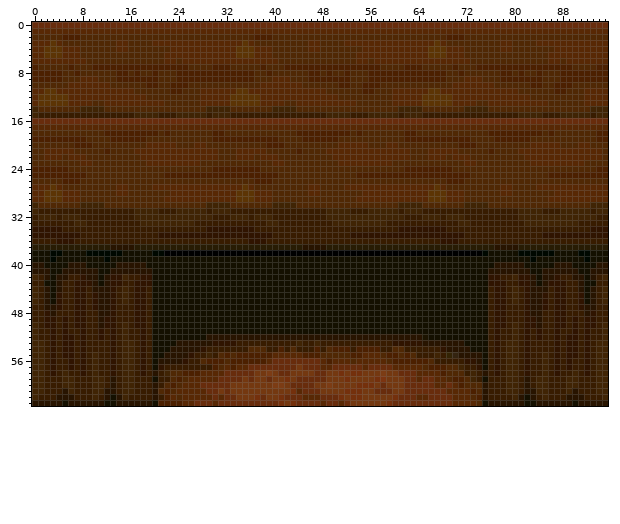
Two states of a sprite sheet, enginefx/textures-32/pack013/pedestal_wooden.png. Above: the version before the commit.
The file is 96x64 pixels. Colours within 5 levels of each other are drawn and written as one.
After the commit:
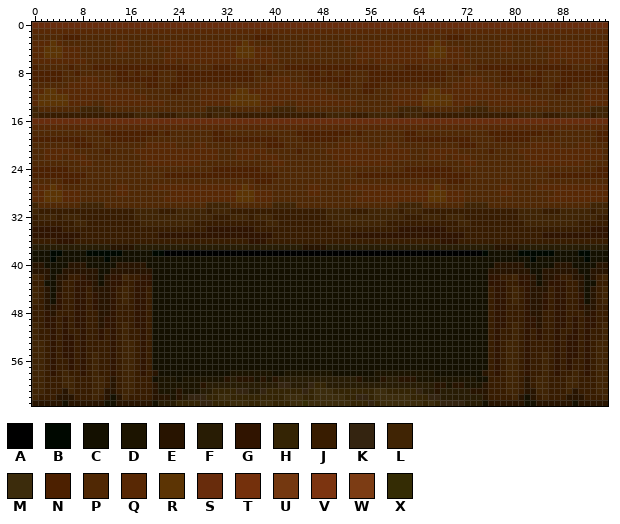
Palette (. is transparent): A #000000  B #000800  C #141000  D #1c1400  E #281400  F #281c04  G #301400  H #342404  J #381c00  K #342410  L #402404  M #3c2c0c  N #4c2000  P #502804  Q #582804  R #5c3404  S #682c0c  T #74300c  U #743810  V #7c3410  W #7c3c14  X #342c04
Commit: Updated all pedestal_wooden All pedestal_wooden (underside of Guard Post) has the texture000 texture, these have been edited and corrected.
Diff:
@@ x 19..76 @@
 51 JCCCCCCCCCCCCCCCCCCCCCCCCCCCCCCCCCCCCCCCCCCCCCCCCCCCCCCCCJ
-52 JCCCCCCCCCEEEEEEEEEEEEEEEEEEEEEEEEEEEEEEEEEEEEDCCCCCCCCCCJ
-53 JCCCCEEEEEEGGGGJJJJJJJJJJLJJLJJJJJJJJJJJJGGGGGEEEEEEECCCCJ
-54 JCCCEEEEEGJJJJJJJPPPJJNJPJJJNJPNNNJNNNNJJPPJJJJJJGEEEECCCJ
-55 JCCEEEEGJJLJPNPNNNNNNQQQQQNNNPPPPPNNQQQPNNPNPJJJLJHKEEEECJ
-56 JCEEEEGJJPNNNPNNNNNNQSSSSSSSSQNQQQPQQQQQPNNNNNNPJJJJJGGECJ
-57 JCGJJJJJJJJNPQNQQSSSSSSSSUSSSQQSSSSSQSSSSQQQQQPNNNPPLJJGCJ
-58 JEJLPPNNNQQQQSSSSSUUWUSSUUUUSSUUTUTTUUUWUUSSSQQQQNPPPJLJEJ
-59 JCJJPNPQQQQQSSSSUSUUSUUTUSSSSSUUUTUUUUTVUUUSSQSSQQPNNPLJCJ
-60 JEJPNPQQQSSSSSUUUUUUUWWUSSSSUUWUUUUTTTUSUUUSSSSSQQSQNPPPEJ
-61 JEPNPQQQQQSSUSUUUUUUUUUUTQSSSUUUUTTTUUSSSUUSSSSSSSQQQQNPEJ
-62 JEJNQPQQQQQSQSSUUUTSUUTSSSQQQSSSTUTTUUUUUTSSSQQSSSSQQQPNEJ
-63 ECNNNNQQSSSQSSSSSSSSSSTUTSSSSQSSQSUUUUUUTSSSSSSSSSSQQQQPCE
+52 JCCCCCCCCCCCCCCCCCCCCCCCCCCCCCCCCCCCCCCCCCCCCCCCCCCCCCCCCJ
+53 JCCCCCCCCCCCCCCCCCCCCCCCCCCCCCCCCCCCCCCCCCCCCCCCCCCCCCCCCJ
+54 JCCCCCCCCCCCCCCCCCCCCCCCCCCCCCCCCCCCCCCCCCCCCCCCCCCCCCCCCJ
+55 JCCCCCCCCCCCCCCCCCCCCCCCCCCCCCCCCCCCCCCCCCCCCCCCCCCCCCCCCJ
+56 JCCCCCCCCCCCCCCCCCCCCCCCCCCCCCCCCCCCCCCCCCCCCCCCCCCCCCCCCJ
+57 JCCCCCCCCCCCCCCCCCCCCCCCCCCCCCCCCCCCCCCCCCCCCCCCCCCCCCCCCJ
+58 JECCCCCCCCCCCCDDDDDDDCCDDDDDDDDCCCCCCCDDDDDDDDDDCCCCCCCCEJ
+59 JCDDDCDDDDDDDEFEEEDEDEFFFFFFFFFFFFFEDDDEFFEEEDDDDDDDDDDCCJ
+60 JEDDDDDDDEFFFFFFFFFFFFKKFFFKHHFFFFFFFFFFFFFFFFFFEEDEEDDDEJ
+61 JEDDDEDDDFFHHHHKKFFKHHHHHHKHMMMHHHHHHHMMHHHHHKFFEFFFFFEEEJ
+62 JEEEDEFKKKHHMMHHHHHHHHHMMMHHMMMMMHHKKHMMMMMMHHHKKFFFFFFFEJ
+63 ECFFFHHHHKKHHHMMMHHMMHHHMMXMMMMMMMHHHKHMMMMMMMHMHKKKKFFFCE
